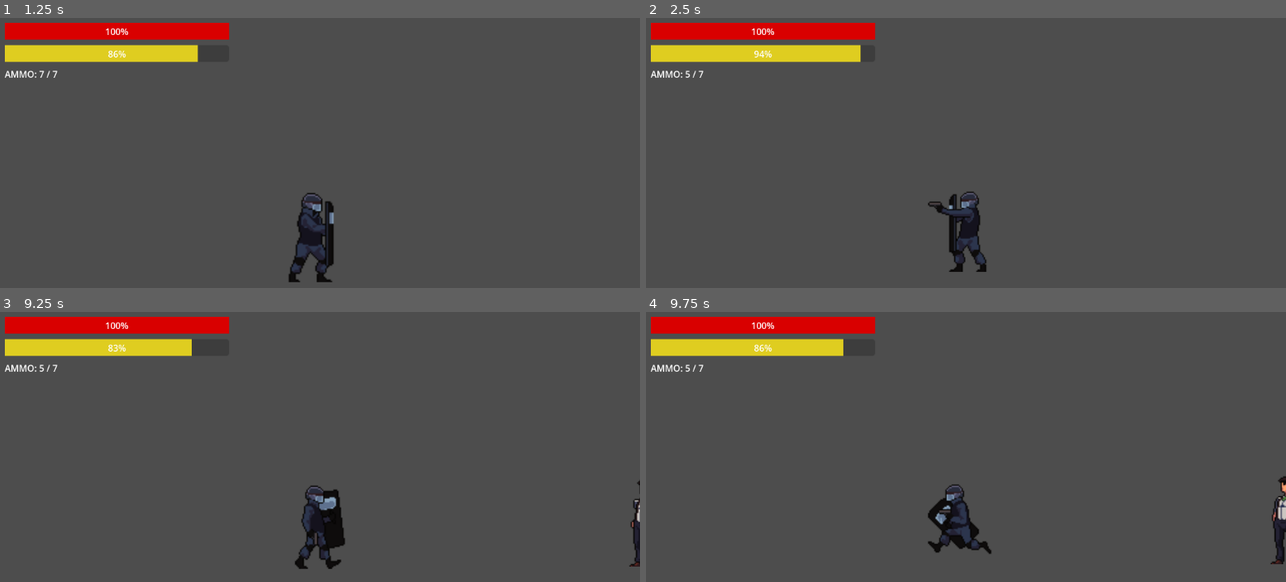
Above: before the commit, frames 1-4 (two rows, left to right).
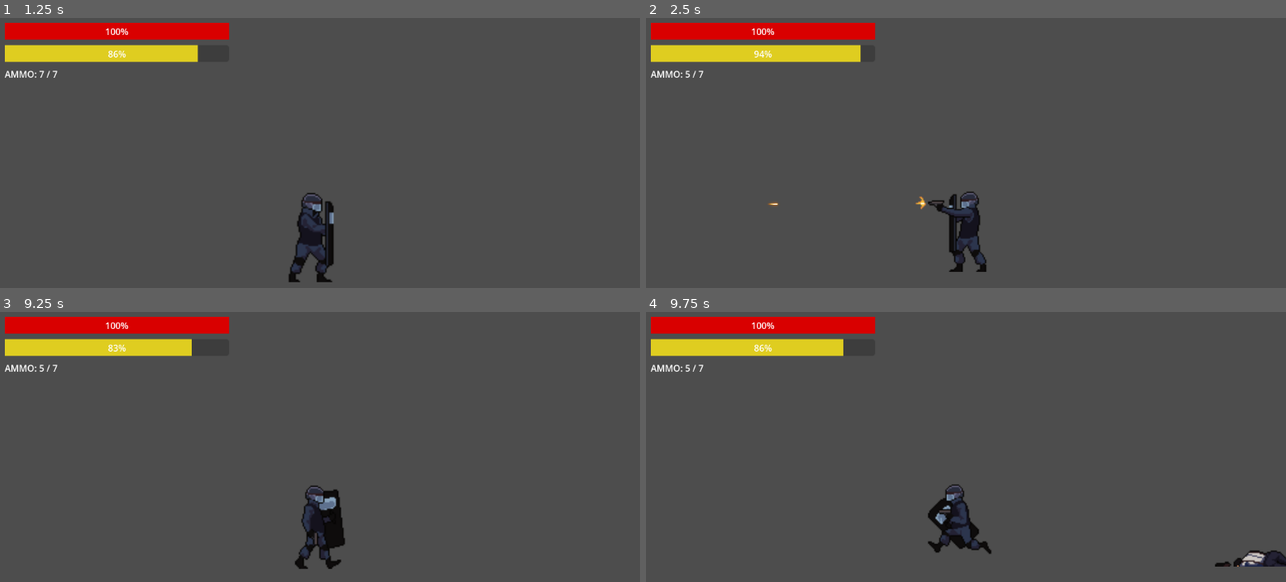
Above: after the commit, the same moments.

Repository: naufal-ramadhan/IndividualGameDev
Game: Godot game, scene res://levels/Level0.tscn
The game is run twice, just before and just after one commit, with the same random seed, the same clock (stepped at 60 frames per second) and the same inputs.
Inputs (mouse positions are in pixels of both pictures, inside the frame that each line leads up to):
- Up to frame 1 (1.25 s): move the mouse to (460, 174) at 0.52 s; hold D (move_right) from 0.53 s (still down); hold Right mouse button (shield) from 0.53 s (still down); click (460, 174) at 0.8 s
- Up to frame 2 (2.5 s): move the mouse to (831, 212) at 1.27 s; release Right mouse button (shield) at 1.28 s; click (831, 212) at 1.35 s; right-click (831, 212) at 1.55 s; move the mouse to (1030, 112) at 2.02 s; release D (move_right) at 2.03 s; hold A (move_left) from 2.03 s (still down); hold Shift (run) from 2.03 s (still down); click (1030, 112) at 2.3 s
- Up to frame 3 (9.25 s): move the mouse to (281, 560) at 2.77 s; release A (move_left) at 2.78 s; release Shift (run) at 2.78 s; hold D (move_right) 2.78-4.28 s; right-click (281, 560) at 2.85 s; move the mouse to (512, 541) at 3.52 s; click (512, 541) at 3.6 s; tap R (reload) at 4.15 s; move the mouse to (121, 433) at 4.27 s; hold A (move_left) 4.28-5.03 s; right-click (121, 433) at 4.35 s; move the mouse to (352, 487) at 5.02 s; hold D (move_right) 5.03-5.78 s; click (352, 487) at 5.1 s; move the mouse to (217, 395) at 5.77 s; hold A (move_left) 5.78-7.28 s; tap Shift (run) at 5.85 s; right-click (217, 395) at 6.05 s; move the mouse to (460, 468) at 6.52 s; hold Right mouse button (shield) 6.53-7.28 s; click (460, 468) at 6.8 s; move the mouse to (185, 506) at 7.27 s; hold D (move_right) from 7.28 s (still down); click (185, 506) at 7.35 s; right-click (185, 506) at 7.55 s; move the mouse to (384, 406) at 8.02 s; hold Right mouse button (shield) 8.03-8.78 s; click (384, 406) at 8.3 s; move the mouse to (281, 560) at 8.77 s; click (281, 560) at 8.85 s; right-click (281, 560) at 9.05 s
- Up to frame 4 (9.75 s): move the mouse to (1158, 541) at 9.52 s; release D (move_right) at 9.53 s; hold A (move_left) from 9.53 s (still down); hold Shift (run) from 9.53 s (still down)

Frame 1 is identical in both runs. In frame 2, 0.1% of the frame differs, in the area x 19-49%, y 66-74%; in frame 3, 0.3%; in frame 4, 0.8%, in the area x 88-100%, y 60-95%.

Commit message:
feat: implement shooting mechanics.

Diff:
--- a/characters/enemies/gangster_melee/GangsterMelee.tscn
+++ b/characters/enemies/gangster_melee/GangsterMelee.tscn
@@ -432,7 +432,7 @@
 "duration": 0.4,
 "texture": SubResource("AtlasTexture_e6se8")
 }],
-"loop": true,
+"loop": false,
 "name": &"dead",
 "speed": 5.0
 }, {
@@ -656,7 +656,7 @@
 
 [sub_resource type="CapsuleShape2D" id="CapsuleShape2D_4lofo"]
 radius = 14.0
-height = 70.0
+height = 66.0
 
 [sub_resource type="CircleShape2D" id="CircleShape2D_2w1rx"]
 radius = 150.0
@@ -673,12 +673,14 @@
 
 [node name="CharacterHitBox" type="CollisionShape2D" parent="." unique_id=997627723]
 position = Vector2(0, 31)
+scale = Vector2(0.9985635, 1)
 shape = SubResource("CapsuleShape2D_4lofo")
 
 [node name="PlayerDetector" type="Area2D" parent="." unique_id=606925603]
 
 [node name="CollisionShape2D" type="CollisionShape2D" parent="PlayerDetector" unique_id=1140713861]
 position = Vector2(-5, 33)
+scale = Vector2(1, 0.9826387)
 shape = SubResource("CircleShape2D_2w1rx")
 
 [node name="AttackRange" type="Area2D" parent="." unique_id=280615004]
--- a/characters/enemies/gangster_melee/gangster_melee.gd
+++ b/characters/enemies/gangster_melee/gangster_melee.gd
@@ -5,6 +5,7 @@
 const PATROL_SPEED = 50.0 # Kecepatan saat santai/patroli
 const GRAVITY = 900.0
 const MELEE_DAMAGE = 15.0
+var hp = 100.0
 
 # --- SETTING DI EDITOR ---
 # Klik musuh di Scene Level, lihat Inspector kanan. Kamu bisa centang/uncentang ini!
@@ -156,9 +157,32 @@
 func take_damage(amount):
 	if is_dead: return
 
+	hp -= amount
 	is_hurt = true
-	anim.play("hurt")
-	print("Gangster: Aduh!")
+	velocity.x = 0 # Terpental/Berhenti sejenak saat ditembak
 
-	await get_tree().create_timer(0.3).timeout
-	is_hurt = false
+	if hp <= 0:
+		die()
+	else:
+		anim.play("hurt")
+		print("Gangster terkena tembakan! HP sisa: ", hp)
+		await get_tree().create_timer(0.3).timeout
+		is_hurt = false
+
+func die():
+	is_dead = true
+	anim.play("dead")
+
+	$CharacterHitBox.set_deferred("disabled", true)
+
+	attack_range.set_deferred("monitoring", false)
+	detector.set_deferred("monitoring", false)
+
+	z_index = -1
+
+	set_physics_process(false)
+	set_process(false)
+
+	print("Gangster Mati & Menjadi Background!")
+	await get_tree().create_timer(30.0).timeout
+	queue_free()
--- a/characters/player/Player.tscn
+++ b/characters/player/Player.tscn
@@ -428,16 +428,16 @@
 "speed": 5.0
 }, {
 "frames": [{
-"duration": 1.0,
+"duration": 0.4,
 "texture": SubResource("AtlasTexture_o4jqb")
 }, {
-"duration": 1.0,
+"duration": 0.4,
 "texture": SubResource("AtlasTexture_mqc8q")
 }, {
-"duration": 1.0,
+"duration": 0.4,
 "texture": SubResource("AtlasTexture_qfbh3")
 }, {
-"duration": 1.0,
+"duration": 0.4,
 "texture": SubResource("AtlasTexture_oma04")
 }],
 "loop": true,
@@ -504,7 +504,7 @@
 
 [node name="CharacterVisualAnimated" type="AnimatedSprite2D" parent="." unique_id=1821868292]
 sprite_frames = SubResource("SpriteFrames_7cktu")
-animation = &"reload"
+animation = &"shoot"
 
 [node name="CharacterHitBox" type="CollisionShape2D" parent="." unique_id=1443350076]
 position = Vector2(-4, 31)
@@ -520,6 +520,7 @@
 shape = SubResource("RectangleShape2D_5brr7")
 
 [node name="Muzzle" type="Marker2D" parent="." unique_id=494818935]
+position = Vector2(30, 9)
 
 [node name="UI" type="CanvasLayer" parent="." unique_id=18200596]
 
--- a/characters/player/player.gd
+++ b/characters/player/player.gd
@@ -27,6 +27,9 @@
 @onready var camera = $Camera
 @onready var ammo_label = $UI/AmmoLabel
 @onready var stamina_bar = $UI/StaminaBar
+
+# --- REFERENSI SCENE ---
+@export var bullet_scene: PackedScene
 
 func _ready():
 	shield_sensor.position.x = 15
@@ -109,8 +112,20 @@
 		is_shooting = true
 		current_ammo -= 1
 		anim.play("shoot")
+		print("DOR! Sisa peluru: ", current_ammo)
 
-		print("DOR! Sisa peluru: ", current_ammo)
+		# --- PROSES SPAWN PELURU ---
+		if bullet_scene != null:
+			var bullet = bullet_scene.instantiate() # Gandakan peluru
+
+			# Tentukan arah peluru (1 jika hadap kanan, -1 jika kiri)
+			bullet.direction = -1 if anim.flip_h else 1
+
+			# Set posisi peluru agar muncul persis di node Muzzle
+			bullet.global_position = muzzle.global_position
+
+			# Masukkan peluru ke dalam dunia game
+			get_tree().root.add_child(bullet)
 
 		await get_tree().create_timer(0.3).timeout
 		is_shooting = false
--- a/levels/Level0.tscn
+++ b/levels/Level0.tscn
@@ -2,6 +2,7 @@
 
 [ext_resource type="PackedScene" uid="uid://bbrjuwa1m21uu" path="res://characters/player/Player.tscn" id="1_oo2mb"]
 [ext_resource type="PackedScene" uid="uid://kxyo8x5ol3ao" path="res://characters/enemies/gangster_melee/GangsterMelee.tscn" id="2_00iop"]
+[ext_resource type="PackedScene" uid="uid://3wd6ctc4n3r3" path="res://projectiles/Bullet.tscn" id="2_1jtlb"]
 
 [sub_resource type="RectangleShape2D" id="RectangleShape2D_glxnc"]
 size = Vector2(1876.5, 113.5)
@@ -16,6 +17,7 @@
 
 [node name="Player" parent="." unique_id=1073017668 instance=ExtResource("1_oo2mb")]
 position = Vector2(97, 223)
+bullet_scene = ExtResource("2_1jtlb")
 
 [node name="GangsterMelee" parent="." unique_id=1698874819 instance=ExtResource("2_00iop")]
 position = Vector2(859, 219)
--- /dev/null
+++ b/projectiles/Bullet.tscn
@@ -0,0 +1,18 @@
+[gd_scene format=3 uid="uid://3wd6ctc4n3r3"]
+
+[ext_resource type="Script" uid="uid://bqcp17c21ek0l" path="res://projectiles/bullet.gd" id="1_28ypj"]
+[ext_resource type="Texture2D" uid="uid://xkjebodxdxtd" path="res://assets/projectiles/bullet/19.png" id="1_t5l2g"]
+
+[sub_resource type="CircleShape2D" id="CircleShape2D_28ypj"]
+radius = 1.0
+
+[node name="Bullet" type="Area2D" unique_id=998364523]
+script = ExtResource("1_28ypj")
+
+[node name="Sprite2D" type="Sprite2D" parent="." unique_id=623341177]
+scale = Vector2(0.05, 0.05)
+texture = ExtResource("1_t5l2g")
+
+[node name="CollisionShape2D" type="CollisionShape2D" parent="." unique_id=1961530717]
+position = Vector2(2, 0)
+shape = SubResource("CircleShape2D_28ypj")
--- /dev/null
+++ b/projectiles/bullet.gd
@@ -0,0 +1,27 @@
+extends Area2D
+
+const SPEED = 800.0
+const DAMAGE = 25.0
+
+var direction = 1 # 1 untuk hadap kanan, -1 untuk hadap kiri
+
+func _ready():
+	body_entered.connect(_on_body_entered)
+
+	await get_tree().create_timer(2.0).timeout
+	queue_free()
+
+func _physics_process(delta):
+	position.x += direction * SPEED * delta
+
+func _on_body_entered(body):
+	# Abaikan jika yang ditabrak adalah Player itu sendiri
+	if body.name == "Player":
+		return
+
+	# Cek apakah yang ditabrak punya fungsi take_damage (berarti itu musuh)
+	if body.has_method("take_damage"):
+		body.take_damage(DAMAGE)
+
+	# Apapun yang ditabrak (tembok atau musuh), peluru harus hancur
+	queue_free()
Binary file added: assets/projectiles/bullet/19.png
Not shown, added: assets/projectiles/bullet/19.png.import
Not shown, added: projectiles/bullet.gd.uid
